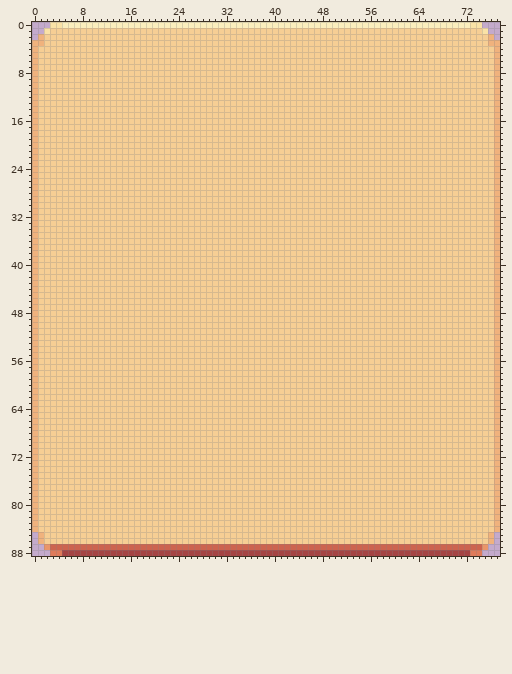
Two states of a pixel-art file, AsepriteFiles/UI/Panel_Menu.aseprite. The first picture shows the starting point.
78x89 pixels, 1 frame.
And afterwards:
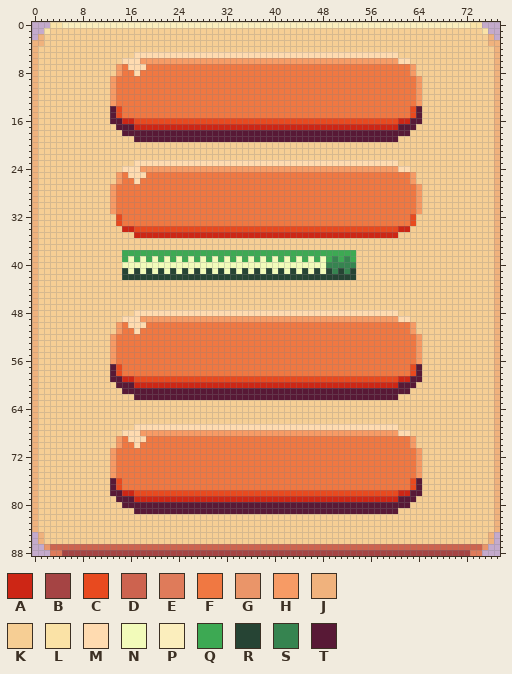
Palette (. is transparent): A #cd2615  B #a54444  C #e84a1f  D #cd634f  E #df7b5a  F #f07842  G #ea9569  H #f79b65  J #f0b27d  K #f6ce94  L #fae2a6  M #ffdbb0  N #f2fbba  P #fbeebd  Q #3da953  R #264434  S #368450  T #581936
The exact change:
Changed rows in their new state; - is an unchanged pixel.
first column x 13:
 5 ----MMMMMMMMMMMMMMMMMMMMMMMMMMMMMMMMMMMMMMMMMMMM----
 6 --MMMHHHHHHHHHHHHHHHHHHHHHHHHHHHHHHHHHHHHHHHHHHHMM--
 7 -HFMMMFFFFFFFFFFFFFFFFFFFFFFFFFFFFFFFFFFFFFFFFFFFFH-
 8 -HFFMFFFFFFFFFFFFFFFFFFFFFFFFFFFFFFFFFFFFFFFFFFFFFH-
 9 HFFFFFFFFFFFFFFFFFFFFFFFFFFFFFFFFFFFFFFFFFFFFFFFFFFH
10 HFFFFFFFFFFFFFFFFFFFFFFFFFFFFFFFFFFFFFFFFFFFFFFFFFFH
11 HFFFFFFFFFFFFFFFFFFFFFFFFFFFFFFFFFFFFFFFFFFFFFFFFFFH
12 HFFFFFFFFFFFFFFFFFFFFFFFFFFFFFFFFFFFFFFFFFFFFFFFFFFH
13 HFFFFFFFFFFFFFFFFFFFFFFFFFFFFFFFFFFFFFFFFFFFFFFFFFFH
14 TCFFFFFFFFFFFFFFFFFFFFFFFFFFFFFFFFFFFFFFFFFFFFFFFFCT
15 TCFFFFFFFFFFFFFFFFFFFFFFFFFFFFFFFFFFFFFFFFFFFFFFFFCT
16 TTAACCCCCCCCCCCCCCCCCCCCCCCCCCCCCCCCCCCCCCCCCCCCAATT
17 -TTTAAAAAAAAAAAAAAAAAAAAAAAAAAAAAAAAAAAAAAAAAAAATTT-
18 --TTTTTTTTTTTTTTTTTTTTTTTTTTTTTTTTTTTTTTTTTTTTTTTT--
19 ----TTTTTTTTTTTTTTTTTTTTTTTTTTTTTTTTTTTTTTTTTTTT----
first column x 13:
23 ----MMMMMMMMMMMMMMMMMMMMMMMMMMMMMMMMMMMMMMMMMMMM----
24 --MMMHHHHHHHHHHHHHHHHHHHHHHHHHHHHHHHHHHHHHHHHHHHMM--
25 -HFMMMFFFFFFFFFFFFFFFFFFFFFFFFFFFFFFFFFFFFFFFFFFFFH-
26 -HFFMFFFFFFFFFFFFFFFFFFFFFFFFFFFFFFFFFFFFFFFFFFFFFH-
27 HFFFFFFFFFFFFFFFFFFFFFFFFFFFFFFFFFFFFFFFFFFFFFFFFFFH
28 HFFFFFFFFFFFFFFFFFFFFFFFFFFFFFFFFFFFFFFFFFFFFFFFFFFH
29 HFFFFFFFFFFFFFFFFFFFFFFFFFFFFFFFFFFFFFFFFFFFFFFFFFFH
30 HFFFFFFFFFFFFFFFFFFFFFFFFFFFFFFFFFFFFFFFFFFFFFFFFFFH
31 HFFFFFFFFFFFFFFFFFFFFFFFFFFFFFFFFFFFFFFFFFFFFFFFFFFH
32 -CFFFFFFFFFFFFFFFFFFFFFFFFFFFFFFFFFFFFFFFFFFFFFFFFC-
33 -CFFFFFFFFFFFFFFFFFFFFFFFFFFFFFFFFFFFFFFFFFFFFFFFFC-
34 --AACCCCCCCCCCCCCCCCCCCCCCCCCCCCCCCCCCCCCCCCCCCCAA--
35 ----AAAAAAAAAAAAAAAAAAAAAAAAAAAAAAAAAAAAAAAAAAAA----
38 --QQQQQQQQQQQQQQQQQQQQQQQQQQQQQQQQQQQQQQQ-----------
39 --QNQNQNQNQNQNQNQNQNQNQNQNQNQNQNQNQNQSQSQ-----------
40 --NNNNNNNNNNNNNNNNNNNNNNNNNNNNNNNNNNSSSSS-----------
41 --RNRNRNRNRNRNRNRNRNRNRNRNRNRNRNRNRNRSRSR-----------
42 --RRRRRRRRRRRRRRRRRRRRRRRRRRRRRRRRRRRRRRR-----------
first column x 13:
48 ----MMMMMMMMMMMMMMMMMMMMMMMMMMMMMMMMMMMMMMMMMMMM----
49 --MMMHHHHHHHHHHHHHHHHHHHHHHHHHHHHHHHHHHHHHHHHHHHMM--
50 -HFMMMFFFFFFFFFFFFFFFFFFFFFFFFFFFFFFFFFFFFFFFFFFFFH-
51 -HFFMFFFFFFFFFFFFFFFFFFFFFFFFFFFFFFFFFFFFFFFFFFFFFH-
52 HFFFFFFFFFFFFFFFFFFFFFFFFFFFFFFFFFFFFFFFFFFFFFFFFFFH
53 HFFFFFFFFFFFFFFFFFFFFFFFFFFFFFFFFFFFFFFFFFFFFFFFFFFH
54 HFFFFFFFFFFFFFFFFFFFFFFFFFFFFFFFFFFFFFFFFFFFFFFFFFFH
55 HFFFFFFFFFFFFFFFFFFFFFFFFFFFFFFFFFFFFFFFFFFFFFFFFFFH
56 HFFFFFFFFFFFFFFFFFFFFFFFFFFFFFFFFFFFFFFFFFFFFFFFFFFH
57 TCFFFFFFFFFFFFFFFFFFFFFFFFFFFFFFFFFFFFFFFFFFFFFFFFCT
58 TCFFFFFFFFFFFFFFFFFFFFFFFFFFFFFFFFFFFFFFFFFFFFFFFFCT
59 TTAACCCCCCCCCCCCCCCCCCCCCCCCCCCCCCCCCCCCCCCCCCCCAATT
60 -TTTAAAAAAAAAAAAAAAAAAAAAAAAAAAAAAAAAAAAAAAAAAAATTT-
61 --TTTTTTTTTTTTTTTTTTTTTTTTTTTTTTTTTTTTTTTTTTTTTTTT--
62 ----TTTTTTTTTTTTTTTTTTTTTTTTTTTTTTTTTTTTTTTTTTTT----
first column x 13:
67 ----MMMMMMMMMMMMMMMMMMMMMMMMMMMMMMMMMMMMMMMMMMMM----
68 --MMMHHHHHHHHHHHHHHHHHHHHHHHHHHHHHHHHHHHHHHHHHHHMM--
69 -HFMMMFFFFFFFFFFFFFFFFFFFFFFFFFFFFFFFFFFFFFFFFFFFFH-
70 -HFFMFFFFFFFFFFFFFFFFFFFFFFFFFFFFFFFFFFFFFFFFFFFFFH-
71 HFFFFFFFFFFFFFFFFFFFFFFFFFFFFFFFFFFFFFFFFFFFFFFFFFFH
72 HFFFFFFFFFFFFFFFFFFFFFFFFFFFFFFFFFFFFFFFFFFFFFFFFFFH
73 HFFFFFFFFFFFFFFFFFFFFFFFFFFFFFFFFFFFFFFFFFFFFFFFFFFH
74 HFFFFFFFFFFFFFFFFFFFFFFFFFFFFFFFFFFFFFFFFFFFFFFFFFFH
75 HFFFFFFFFFFFFFFFFFFFFFFFFFFFFFFFFFFFFFFFFFFFFFFFFFFH
76 TCFFFFFFFFFFFFFFFFFFFFFFFFFFFFFFFFFFFFFFFFFFFFFFFFCT
77 TCFFFFFFFFFFFFFFFFFFFFFFFFFFFFFFFFFFFFFFFFFFFFFFFFCT
78 TTAACCCCCCCCCCCCCCCCCCCCCCCCCCCCCCCCCCCCCCCCCCCCAATT
79 -TTTAAAAAAAAAAAAAAAAAAAAAAAAAAAAAAAAAAAAAAAAAAAATTT-
80 --TTTTTTTTTTTTTTTTTTTTTTTTTTTTTTTTTTTTTTTTTTTTTTTT--
81 ----TTTTTTTTTTTTTTTTTTTTTTTTTTTTTTTTTTTTTTTTTTTT----
Changed places in both pictures, as pixel boxes (x1, y1, x2, y2):
changed: (110, 52, 422, 280)
changed: (110, 310, 422, 400)
changed: (110, 424, 422, 514)
